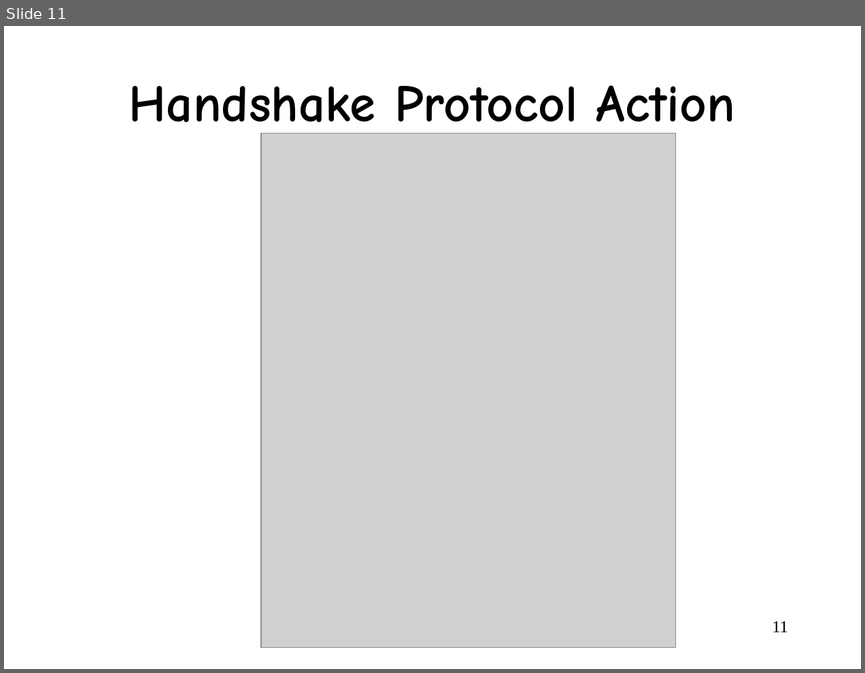
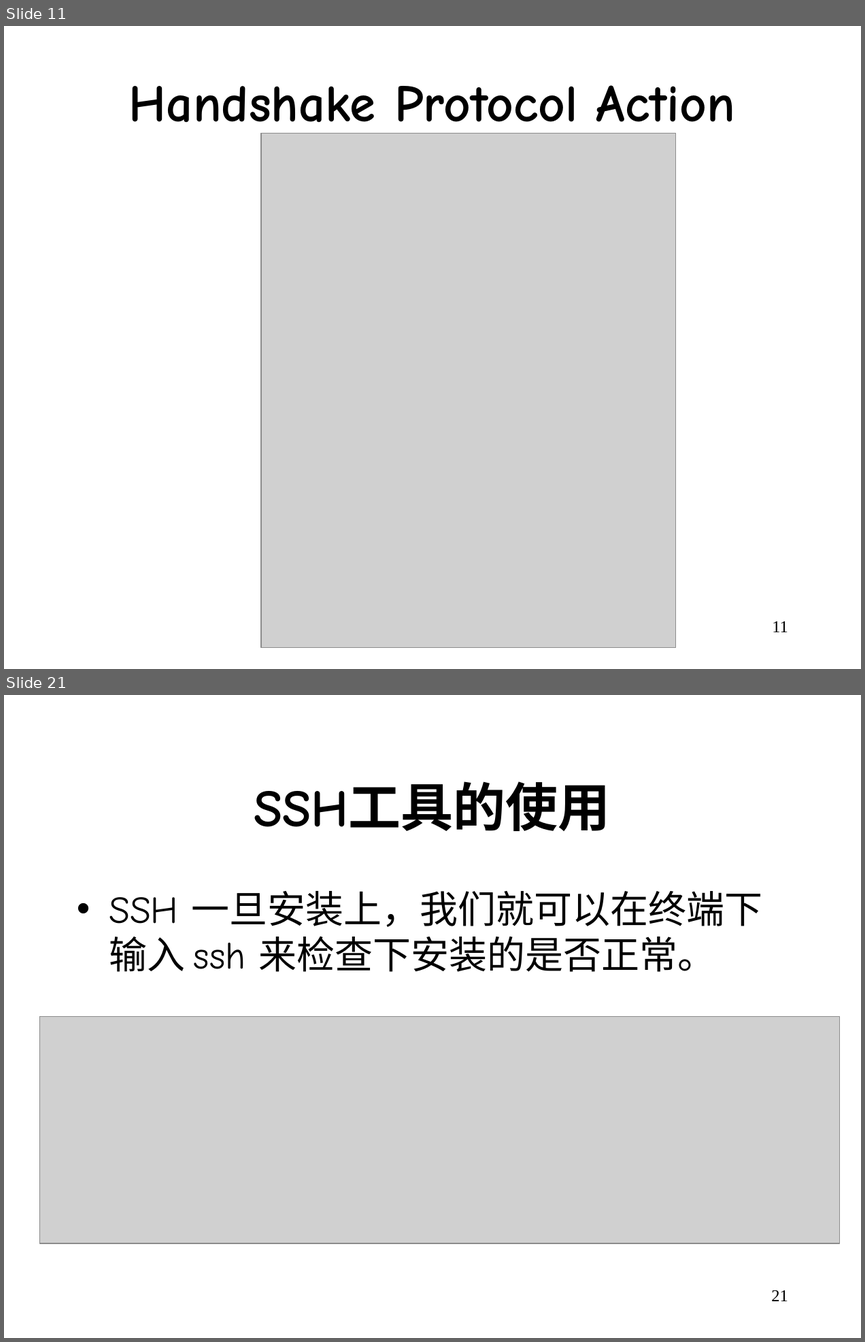
Before and after one commit to wangjin0818/Network_Security, a slide deck: week 08/Chapter 7.ppt. Shown one above the other, each under a label of ours: slide 11 before the commit, slides 11 and 21 after it; the slides between them are not shown. The pictures are 865x673 and 865x1342 pixels, drawn with LibreOffice and Linux fonts; fonts in the diff are those of the drawing; grey boxes stand for pictures. Boxes give left, top, right and bottom in pixels: in the first picture for what was removed or moved away, otherwise in the second. Text is boxed around its words. In the diff, an @@ line names an element or a change of style, - is before the commit and + after.

```diff
--- a/week 08/Chapter 7.ppt
+++ b/week 08/Chapter 7.ppt
@@ slide 21 added at [4,695,861,1338], background #FFFFFF @@
@@ title added at [254,781,611,831], 44 pt, text #000000, bold @@
+SSH工具的使用
@@ text added at [109,891,762,972], 32 pt, text #000000 @@
+• SSH 一旦安装上，我们就可以在终端下输入 ssh 来检查下安装的是否正常。
@@ picture added at [40,1016,840,1243] @@
@@ page number added at [771,1289,788,1301], 14 pt, text #000000 @@
+21
```
Also in this commit, not shown: 1 slide changed, 17 other slides added, 10 slides removed.
